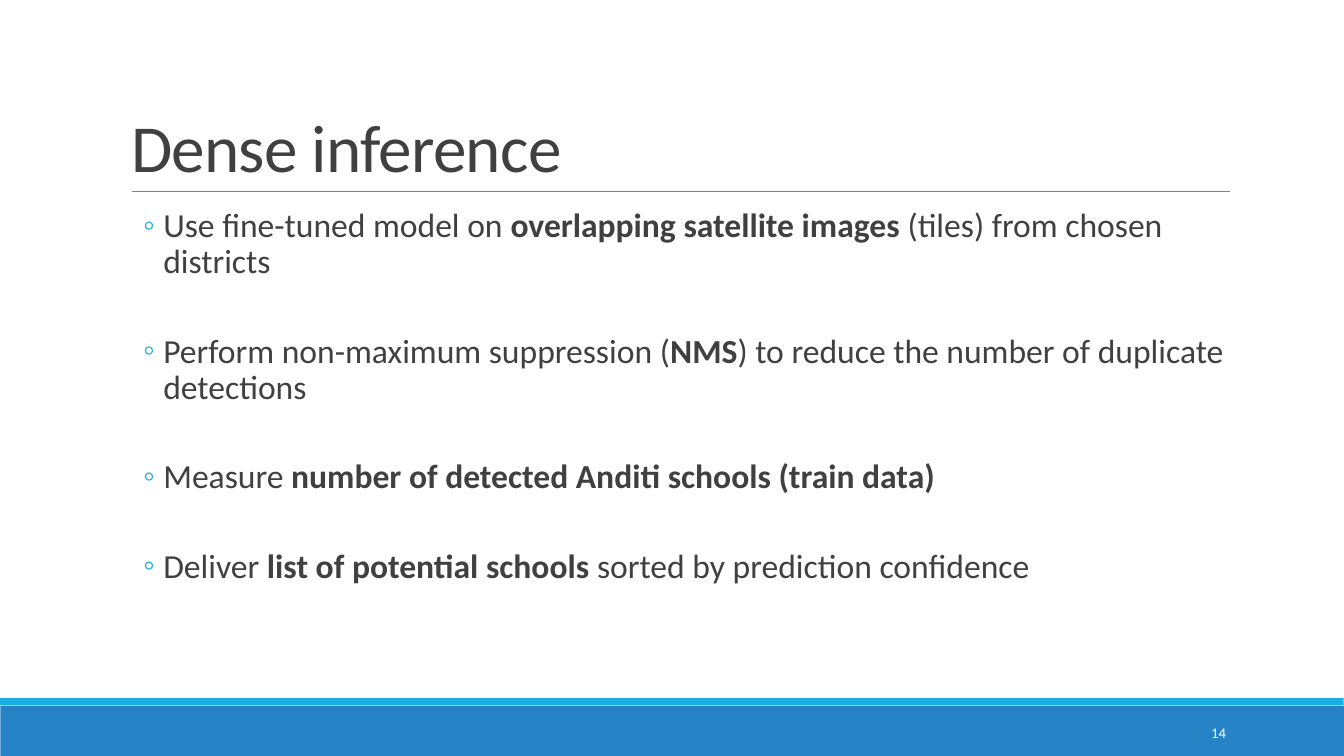
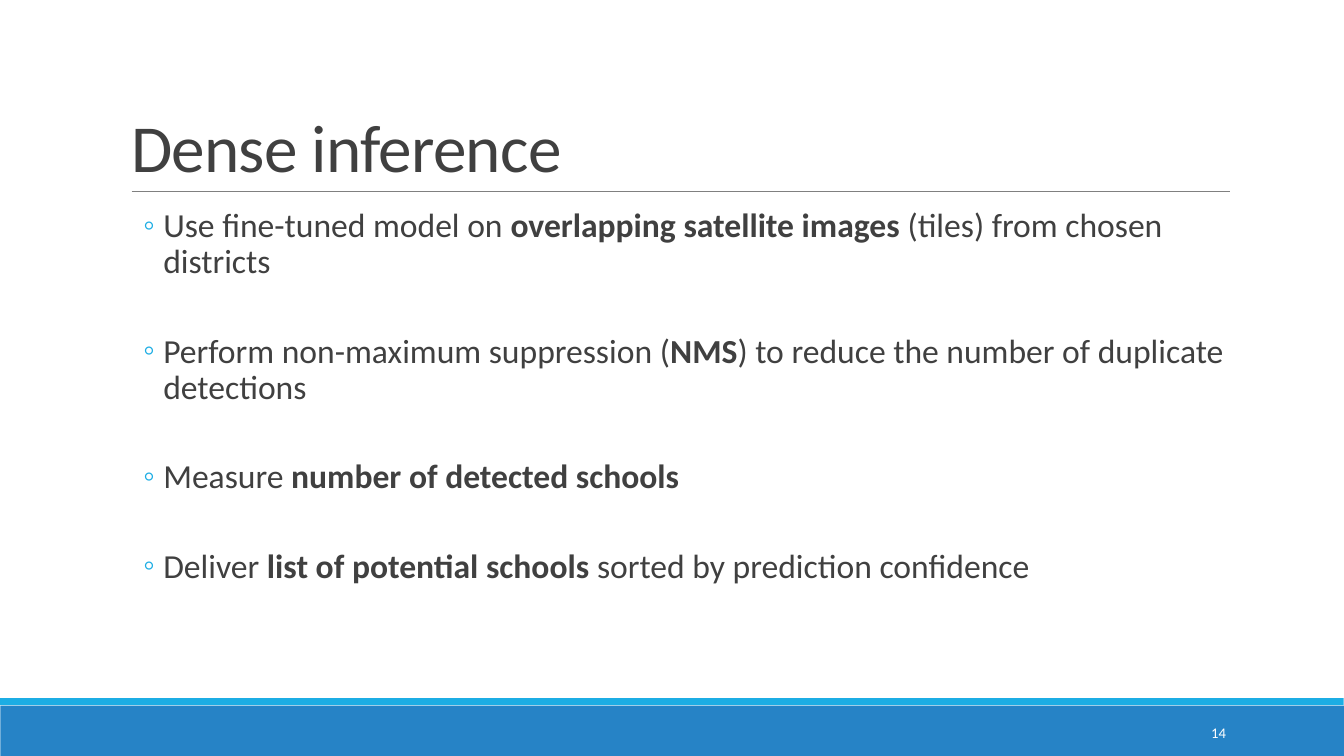
Before and after one commit to DomJamb/school_mapping, a slide deck: slide 14 of presentations/27.2/School mapping in ESRI imagery.pptx. Drawn at 1344x756 pixels with LibreOffice and Linux fonts; fonts in the diff are those of the drawing. Boxes give left, top, right and bottom in pixels: in the first picture for what was removed or moved away, otherwise in the second. Text is boxed around its words. In the diff, an @@ line names an element or a change of style, - is before the commit and + after.

```diff
--- a/presentations/27.2/School mapping in ESRI imagery.pptx
+++ b/presentations/27.2/School mapping in ESRI imagery.pptx
@@ text at (163,464,679,489): text changed @@
-  ◦ Measure number of detected Anditi schools (train data)
+  ◦ Measure number of detected schools
```
Also in this commit, not shown: 1 other slide changed, 1 slide added, 1 other file.
